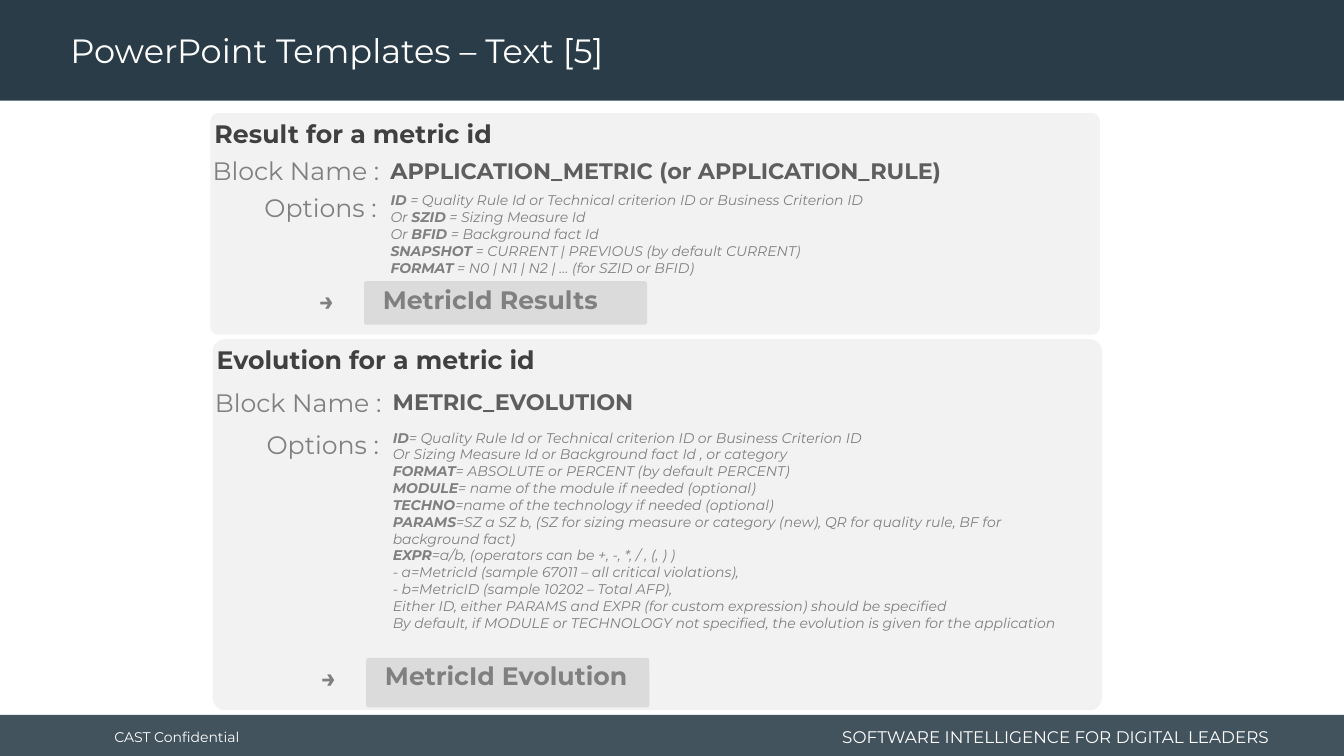
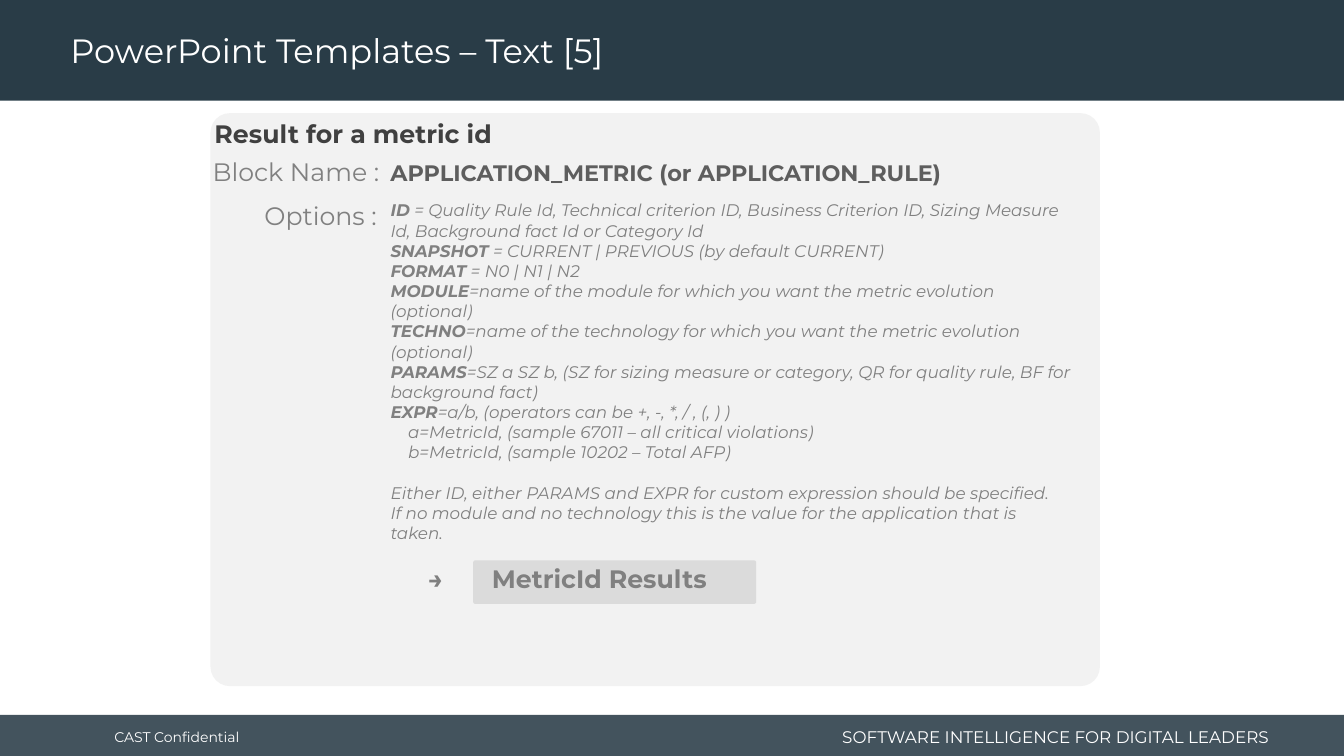
Before and after one commit to CAST-projects/CAST-ReportGenerator, a slide deck: slide 14 of CastReporting.Reporting.Core/Templates/Application/Component library/1- Powerpoint-components-library.pptx. Drawn at 1344x756 pixels with LibreOffice and Linux fonts; fonts in the diff are those of the drawing; background and template pictures are left out. Boxes give left, top, right and bottom in pixels: in the first picture for what was removed or moved away, otherwise in the second. Text is boxed around its words. In the diff, an @@ line names an element or a change of style, - is before the commit and + after.

Commit message:
REPORTGEN-916: update library templates

```diff
--- a/CastReporting.Reporting.Core/Templates/Application/Component library/1- Powerpoint-components-library.pptx
+++ b/CastReporting.Reporting.Core/Templates/Application/Component library/1- Powerpoint-components-library.pptx
@@ rounded rectangle: place and size @@
-rounded rectangle at <box>211,113,1100,335</box>
+rounded rectangle at <box>211,113,1100,686</box>
@@ text "Options :": place and size @@
-text "Options :" at <box>264,198,364,222</box>
+text "Options :" at <box>264,206,364,230</box>
@@ text "ID = Quality Rule Id, ...": place and size @@
-text "ID = Quality Rule Id, ..." at <box>391,194,844,276</box>
+text "ID = Quality Rule Id, ..." at <box>391,203,1071,539</box>
@@ text at <box>391,203,1059,240</box>: text changed; size 10 to 12 pt @@
-ID = Quality Rule Id or Technical criterion ID or Business Criterion ID
-Or SZID = Sizing Measure Id
-Or BFID = Background fact Id
+ID = Quality Rule Id, Technical criterion ID, Business Criterion ID, Sizing Measure Id, Background fact Id or Category Id
@@ text at <box>391,265,1071,539</box>: text changed; size 10 to 12 pt @@
-FORMAT = N0 | N1 | N2 | … (for SZID or BFID)
+FORMAT = N0 | N1 | N2
+MODULE=name of the module for which you want the metric evolution (optional)
+TECHNO=name of the technology for which you want the metric evolution (optional)
+PARAMS=SZ a SZ b, (SZ for sizing measure or category, QR for quality rule, BF for background fact)
+EXPR=a/b, (operators can be +, -, *, / , (, ) )
+a=MetricId, (sample 67011 – all critical violations)
+b=MetricId, (sample 10202 – Total AFP)
+Either ID, either PARAMS and EXPR for custom expression should be specified.
+If no module and no technology this is the value for the application that is taken.
@@ text at <box>391,244,884,260</box>: size 10 to 12 pt in "SNAPSHOT = CURRENT | PREVIOUS (by default ..." @@
@@ text "→": place and size @@
-text "→" at <box>310,280,358,325</box>
+text "→" at <box>418,559,467,604</box>
@@ rounded rectangle: place and size @@
-rounded rectangle at <box>364,281,647,325</box>
+rounded rectangle at <box>473,561,756,604</box>
@@ text "MetricId Results": place and size @@
-text "MetricId Results" at <box>383,289,598,309</box>
+text "MetricId Results" at <box>492,568,707,588</box>
@@ group removed at <box>213,339,1102,710</box>: 7 texts, 2 rounded rectangles @@
-Evolution for a metric id
-METRIC_EVOLUTION
-→
-Block Name :
-ID= Quality Rule Id or Technical criterion ID or Business Criterion ID
-Or Sizing Measure Id or Background fact Id , or category
-FORMAT= ABSOLUTE or PERCENT (by default PERCENT)
-MODULE= name of the module if needed (optional)
-TECHNO=name of the technology if needed (optional)
-PARAMS=SZ a SZ b, (SZ for sizing measure or category (new), QR for quality rule, BF for background fact)
-EXPR=a/b, (operators can be +, -, *, / , (, ) )
-- a=MetricId (sample 67011 – all critical violations),
-- b=MetricID (sample 10202 – Total AFP),
-Either ID, either PARAMS and EXPR (for custom expression) should be specified
-By default, if MODULE or TECHNOLOGY not specified, the evolution is given for the application
-Options :
-MetricId Evolution
```
Also in this commit, not shown: 1 slide added, 5 other files.
